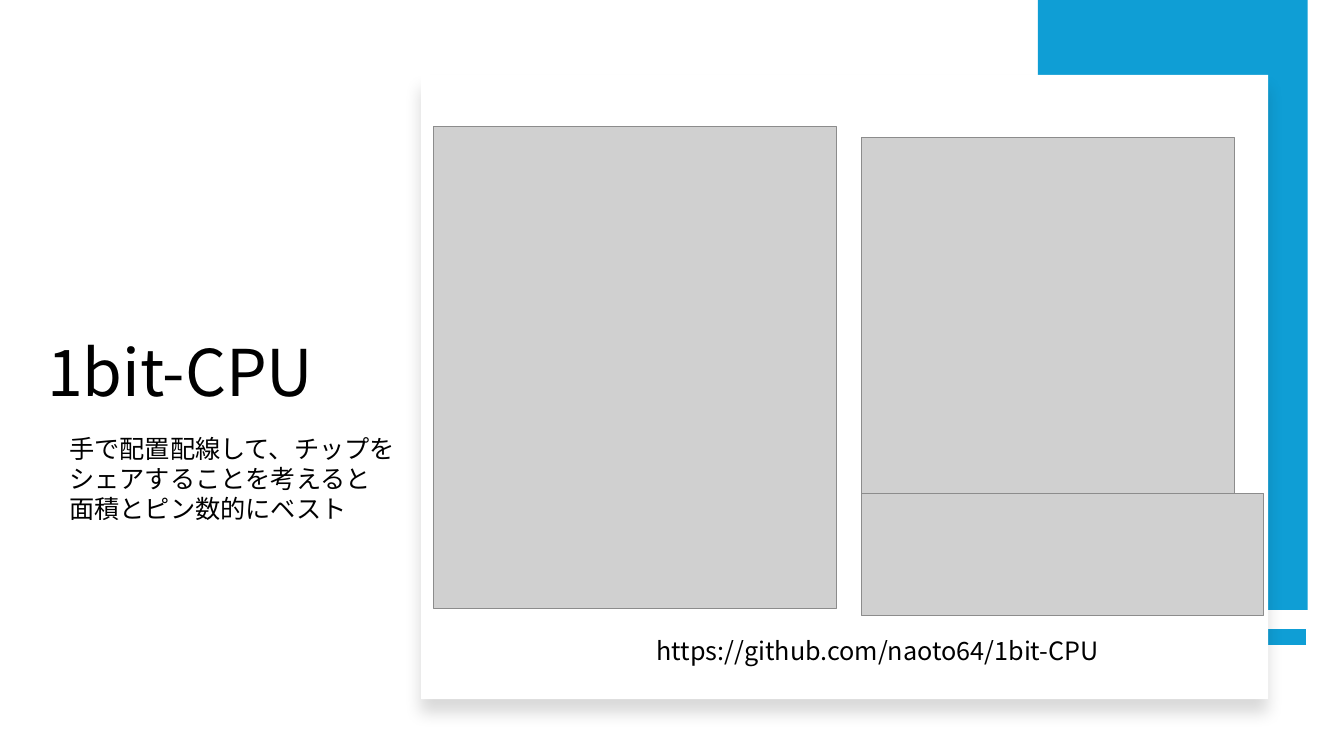
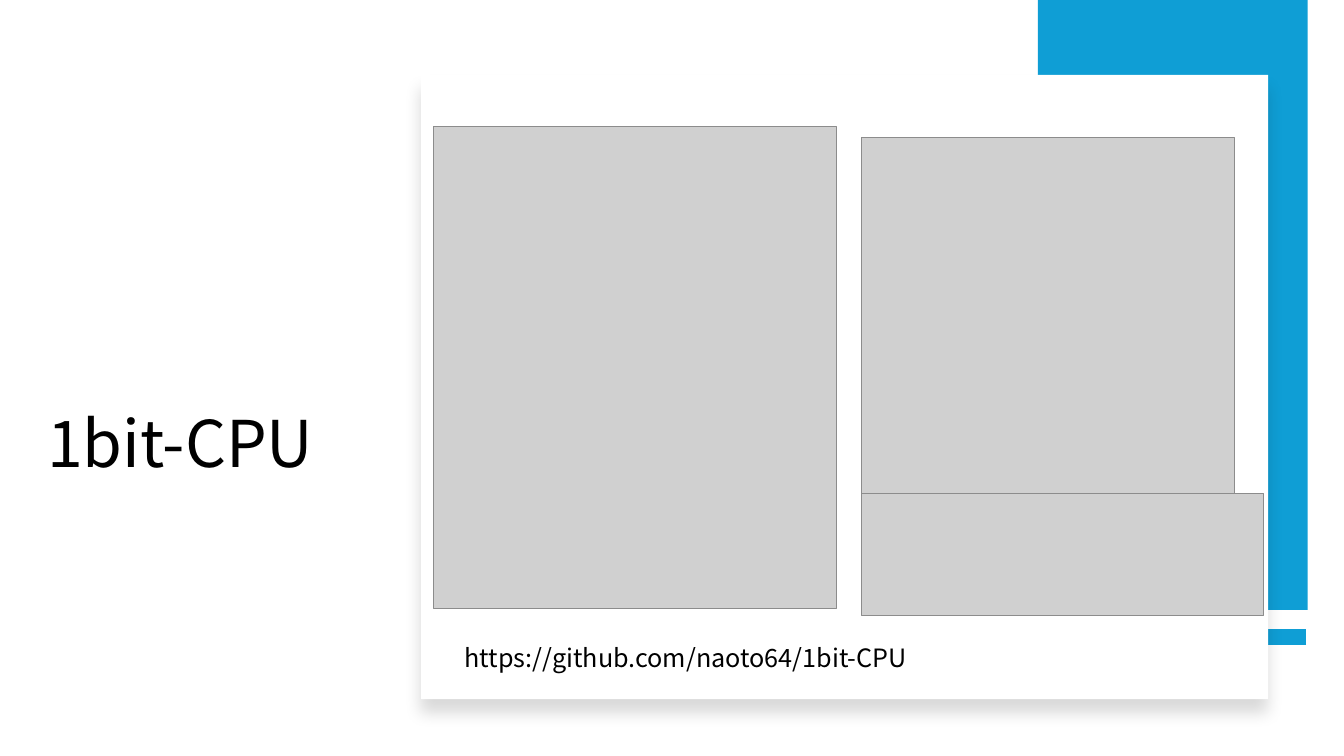
Before and after one commit to ishi-kai/openmpw-transistor-level-examples, a slide deck: slide 39 of TR10/docs/1bit-CPU_TR10.pptx (slide 38 before the commit). Drawn at 1344x756 pixels with LibreOffice and Linux fonts; fonts in the diff are those of the drawing; grey boxes stand for pictures. Boxes give left, top, right and bottom in pixels: in the first picture for what was removed or moved away, otherwise in the second. Text is boxed around its words. In the diff, an @@ line names an element or a change of style, - is before the commit and + after.

```diff
--- a/TR10/docs/1bit-CPU_TR10.pptx
+++ b/TR10/docs/1bit-CPU_TR10.pptx
@@ title "1bit-CPU" moved from (x1=47, y1=344, x2=313, y2=397) to (x1=47, y1=415, x2=313, y2=468) @@
@@ text removed at (x1=69, y1=437, x2=395, y2=520) @@
-手で配置配線して、チップを
-シェアすることを考えると
-面積とピン数的にベスト
@@ text "https://github.com/naoto64/1bit-CPU" moved from (x1=657, y1=640, x2=1099, y2=666) to (x1=465, y1=647, x2=907, y2=673) @@
```
Also in this commit, not shown: 1 other slide changed, 1 slide added, 3 slides removed, 1 other file.
